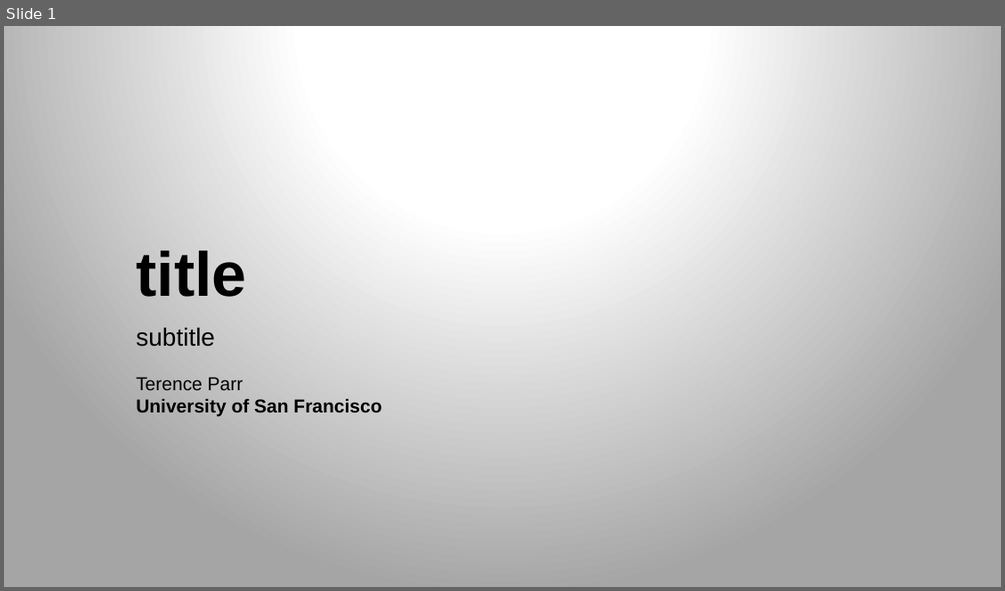
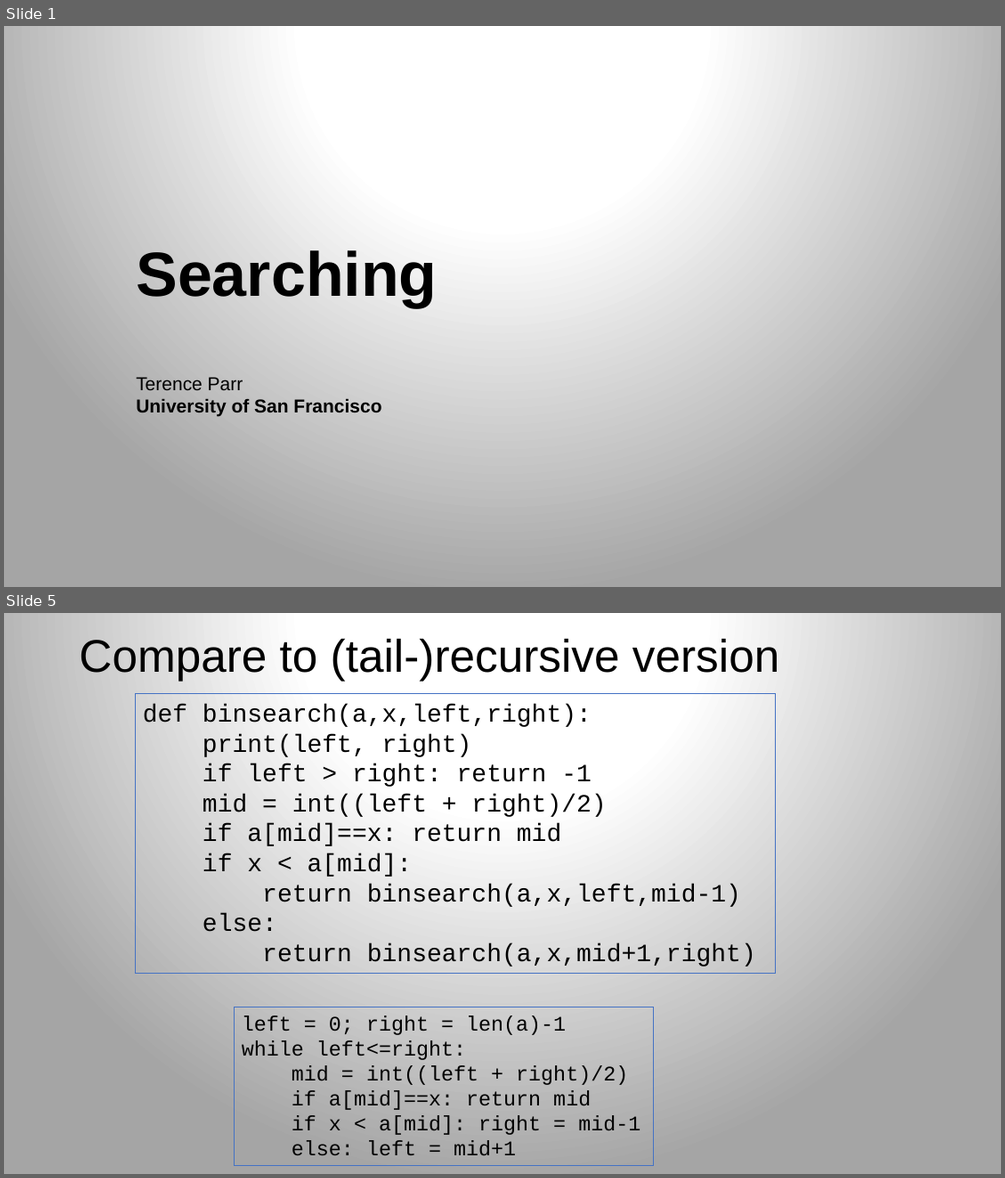
Before and after one commit to parrt/msds689, a slide deck: notes/searching.pptx. Shown one above the other, each under a label of ours: slide 1 before the commit, slides 1 and 5 after it; the slides between them are not shown. The pictures are 1005x591 and 1005x1178 pixels, drawn with LibreOffice and Linux fonts; fonts in the diff are those of the drawing; background and template pictures are left out. Boxes give left, top, right and bottom in pixels: in the first picture for what was removed or moved away, otherwise in the second. Text is boxed around its words. In the diff, an @@ line names an element or a change of style, - is before the commit and + after.

```diff
--- a/notes/searching.pptx
+++ b/notes/searching.pptx
@@ slide 5 added at (x1=4, y1=613, x2=1001, y2=1174), background gradient #FFFFFF to #A5A5A5 @@
@@ title added at (x1=79, y1=638, x2=779, y2=681), 44 pt, text #000000 @@
+Compare to (tail-)recursive version
@@ rectangle added at (x1=136, y1=694, x2=776, y2=973), outline #4472C4 0.75 pt, 24 pt, text #000000 @@
+def binsearch(a,x,left,right):
+print(left, right)
+if left > right: return -1
+mid = int((left + right)/2)
+if a[mid]==x: return mid
+if x < a[mid]:
+return binsearch(a,x,left,mid-1)
+else:
+return binsearch(a,x,mid+1,right)
@@ rectangle added at (x1=235, y1=1007, x2=654, y2=1166), outline #4472C4 0.75 pt, 20 pt, text #000000 @@
+left = 0; right = len(a)-1
+while left<=right:
+mid = int((left + right)/2)
+if a[mid]==x: return mid
+if x < a[mid]: right = mid-1
+else: left = mid+1
@@ slide 1 changed as well @@
@@ title at (x1=136, y1=250, x2=437, y2=307): text changed @@
-title
+Searching
@@ subtitle removed at (x1=136, y1=327, x2=215, y2=346) @@
-subtitle
```
Also in this commit, not shown: 1 other slide changed, 2 other slides added, 3 slides removed.
